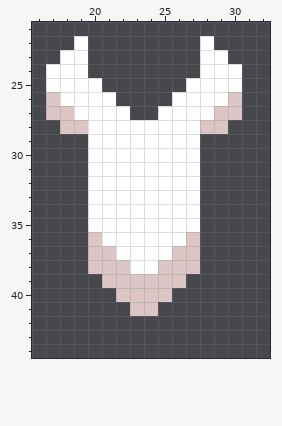
File history of a pixel-art sprite, sprites/units/upgraded-fraction/vano-cell.png. The first picture shows the starting point.
The file is 48x48 pixels. Colours within 5 levels of each other are drawn and written as one. Shown: x 16..32, y 21..44.
And afterwards:
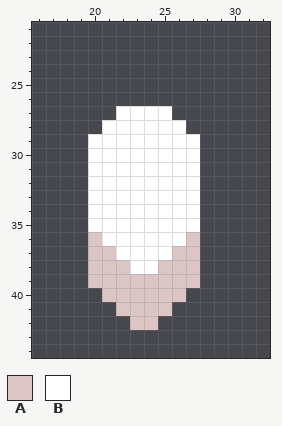
Palette (. is transparent): A #dbc5c5  B #ffffff
The edit:
@@ x 16..32 @@
 21 .................
-22 ...B........B....
-23 ..BB........BB...
-24 .BBB........BBB..
-25 .BBBB......BBBB..
-26 .ABBBB....BBBBA..
-27 .AABBBB..BBBBAA..
-28 ..AABBBBBBBBAA...
+22 .................
+23 .................
+24 .................
+25 .................
+26 .................
+27 ......BBBB.......
+28 .....BBBBBB......
 29 ....BBBBBBBB.....
@@ x 16..32 @@
 38 ....AAABBAAA.....
-39 .....AAAAAA......
-40 ......AAAA.......
-41 .......AA........
-42 .................
+39 ....AAAAAAAA.....
+40 .....AAAAAA......
+41 ......AAAA.......
+42 .......AA........
 43 .................
